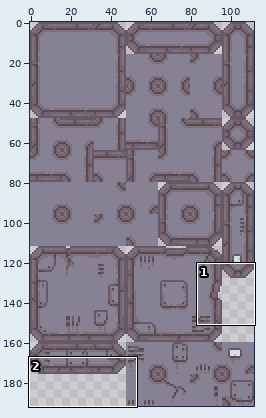
Pixel-art file, stored at assets/propt_tileset_v1.ase. Above: a wide view before the commit, with the close-up outlined.
Close-up. Before the edit:
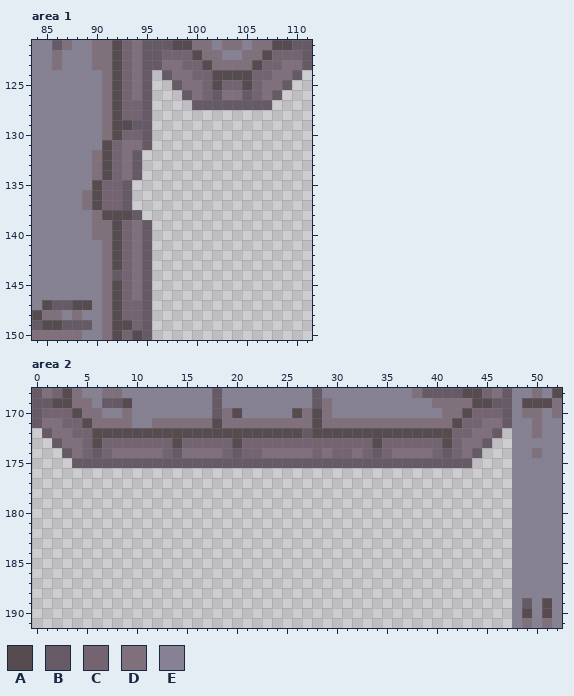
112x192 pixels, 1 frame. Shown: area 1: x 84..111, y 121..150; area 2: x 0..52, y 168..191.
Palette (. is transparent): A #564b4f  B #655a66  C #746370  D #7f707c  E #868193
Pixels before, area 1, first column x 84:
121 EEBDEEDDACDBBBAADDEDDEDDAABB
122 EEDEEEDDACDBBCCCADDEEDDACCCB
123 EEDEEEDDACDBBDDCCADDDDACCDDB
124 EEEEEEEDACDB.BDDCCAAAACCDDB.
125 EEEEEEEDACDB..BDDCACCACDDB..
126 EEEEEEEDACDB...BDCBDDBCDB...
127 EEEEEEEDACCB....BBBBBBBB....
128 EEEEEEEDACCB................
129 EEEEEEEDAABB................
130 EEEEEEEDACCB................
131 EEEEEEEACDDB................
132 EEEEEEDACDB.................
133 EEEEEEDACDB.................
134 EEEEEEDACDB.................
135 EEEEEEACCB..................
136 EEEEEDACCB..................
137 EEEEEDACCB..................
138 EEEEEEDAAAB.................
139 EEEEEEDDACDB................
140 EEEEEEDDACDB................
141 EEEEEEEDACDB................
142 EEEEEEEDACDB................
143 EEEEEEEDACDB................
144 EEEEEEEDBCDB................
145 EEEEEEEDACDB................
146 EEEEEEEDACDB................
147 EABBAAEDACCB................
148 ADDEDEEDACCB................
149 BAABBBEDAACB................
150 DDDDDEEDACAB................
Pixels before, area 2, first column x 0:
168 BDCADEEDDEEEEEEEEEBEEEEEEEEEBEEEEEEEEEDBBBBAACDBEEDEA
169 BBAADDEBBAEEEEEEEEBEEEEEEEEEBDEEEEEEEEEEDDDDAABBEAAAD
170 BCCCADDEEDEEEEEEEEBDAEEEEEADADEEEEEEEEEEEDDACCCBEDDED
171 BDDCCADDDDEEDDDDDDADDDDDDDDDADDDDDDDDDDDDDACCDDBEEDEE
172 .BDDCCAAAAAAAAAAAAAAAAAAAAABAAAAAAAAAAAAAACCDDB.EEDEE
173 ..BDDCACCCCCCCACCCCCACCCCCCCCCCCCCACCCCCCACDDB..EEEEE
174 ...BDCBCDDDDDCBDDDDCBCCDDDDDCDCCDCBCDDDDCBCDB...EEDEE
175 ....BBBBBBBBBBBBBBBBBBBBBBBBBBBBBBBBBBBBBBBB....EEEEE
176 ................................................EEEEE
177 ................................................EEEEE
178 ................................................EEEEE
179 ................................................EEEEE
180 ................................................EEEEE
181 ................................................EEEEE
182 ................................................EEEEE
183 ................................................EEEEE
184 ................................................EEEEE
185 ................................................EEEEE
186 ................................................EEEEE
187 ................................................EEEEE
188 ................................................EEEEE
189 ................................................EBEAE
190 ................................................EAEAE
191 ................................................EDEDE
Now the later version:
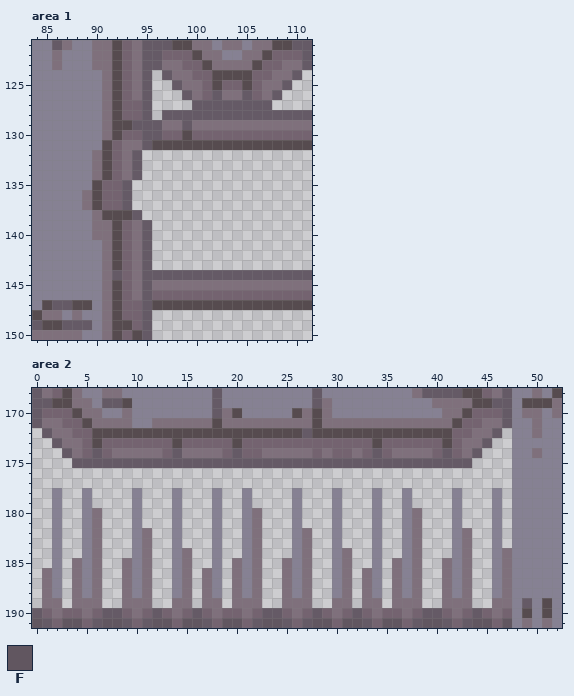
Colours new in this view: F #615660
Edits made:
Area 1:
y 128: x 97..111 ............... -> BBBBBBBBBBBBBBB
y 129: x 96..111 ................ -> BDDBDDDDDDDDDDDD
y 130: x 96..111 ................ -> BCCACCCCCCCCCCCC
y 131: x 96..111 ................ -> AAAAAAAAAAAAAAAA
y 144: x 96..111 ................ -> BBBBBBBBBBBBBBBB
y 145: x 96..111 ................ -> DDDDDDDDDDDDDDDD
y 146: x 96..111 ................ -> CCCCCCCCCCCCCCCC
y 147: x 96..111 ................ -> AAAAAAAAAAAAAAAA
Area 2:
y 178..179: x 2 . -> E; x 5 . -> E; x 10 . -> E; x 14 . -> E; x 18 . -> E; x 21 . -> E; x 26 . -> E; x 30 . -> E; x 34 . -> E; x 37 . -> E; x 42 . -> E; x 46 . -> E
y 180..181: x 2 . -> E; x 5..6 .. -> ED; x 10 . -> E; x 14 . -> E; x 18 . -> E; x 21..22 .. -> ED; x 26 . -> E; x 30 . -> E; x 34 . -> E; x 37..38 .. -> ED; x 42 . -> E; x 46 . -> E
y 182..183: x 2 . -> E; x 5..6 .. -> ED; x 10..11 .. -> ED; x 14 . -> E; x 18 . -> E; x 21..22 .. -> ED; x 26..27 .. -> ED; x 30 . -> E; x 34 . -> E; x 37..38 .. -> ED; x 42..43 .. -> ED; x 46 . -> E
y 184: x 2 . -> E; x 5..6 .. -> ED; x 10..11 .. -> ED; x 14..15 .. -> ED; x 18 . -> E; x 21..22 .. -> ED; x 26..27 .. -> ED; x 30..31 .. -> ED; x 34 . -> E; x 37..38 .. -> ED; x 42..43 .. -> ED; x 46..47 .. -> ED
y 185: x 2 . -> E; x 4..6 ... -> DED; x 9..11 ... -> DED; x 14..15 .. -> ED; x 18 . -> E; x 20..22 ... -> DED; x 25..27 ... -> DED; x 30..31 .. -> ED; x 34 . -> E; x 36..38 ... -> DED; x 41..43 ... -> DED; x 46..47 .. -> ED
y 186..188: x 1..2 .. -> DE; x 4..6 ... -> DED; x 9..11 ... -> DED; x 14..15 .. -> ED; x 17..18 .. -> DE; x 20..22 ... -> DED; x 25..27 ... -> DED; x 30..31 .. -> ED; x 33..34 .. -> DE; x 36..38 ... -> DED; x 41..43 ... -> DED; x 46..47 .. -> ED
y 189: x 1..2 .. -> DD; x 4..6 ... -> DDD; x 9..11 ... -> DDD; x 14..15 .. -> DD; x 17..18 .. -> DD; x 20..22 ... -> DDD; x 25..27 ... -> DDD; x 30..31 .. -> DD; x 33..34 .. -> DD; x 36..38 ... -> DDD; x 41..43 ... -> DDD; x 46..47 .. -> DD
y 190: x 0..47 ................................................ -> BCDCCDCBBCDCBCDCBCDCCDCBBCDCBCDCBCDCCDCBBCDCBCDC
y 191: x 0..47 ................................................ -> FBCFFCBFFBCBFFCFFBCFFCBFFBCBFFCFFBCFFCBFFBCBFFCF
